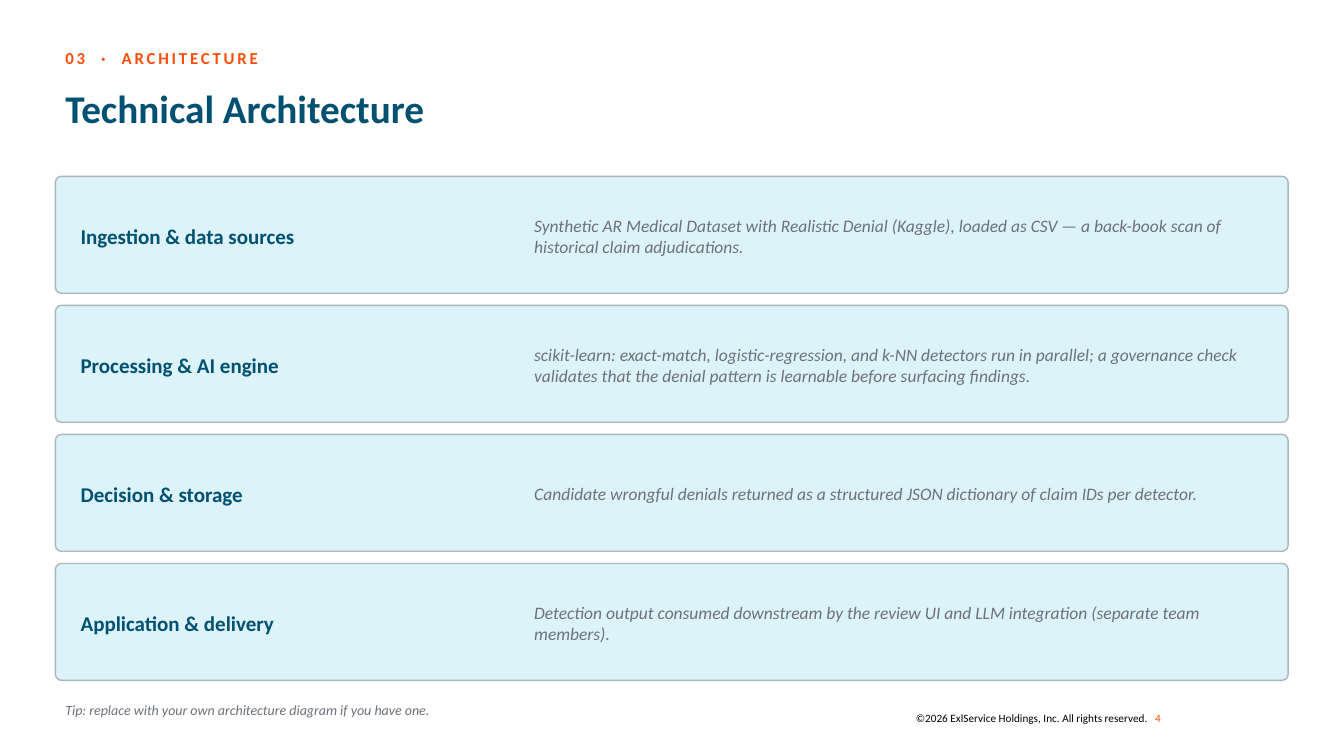
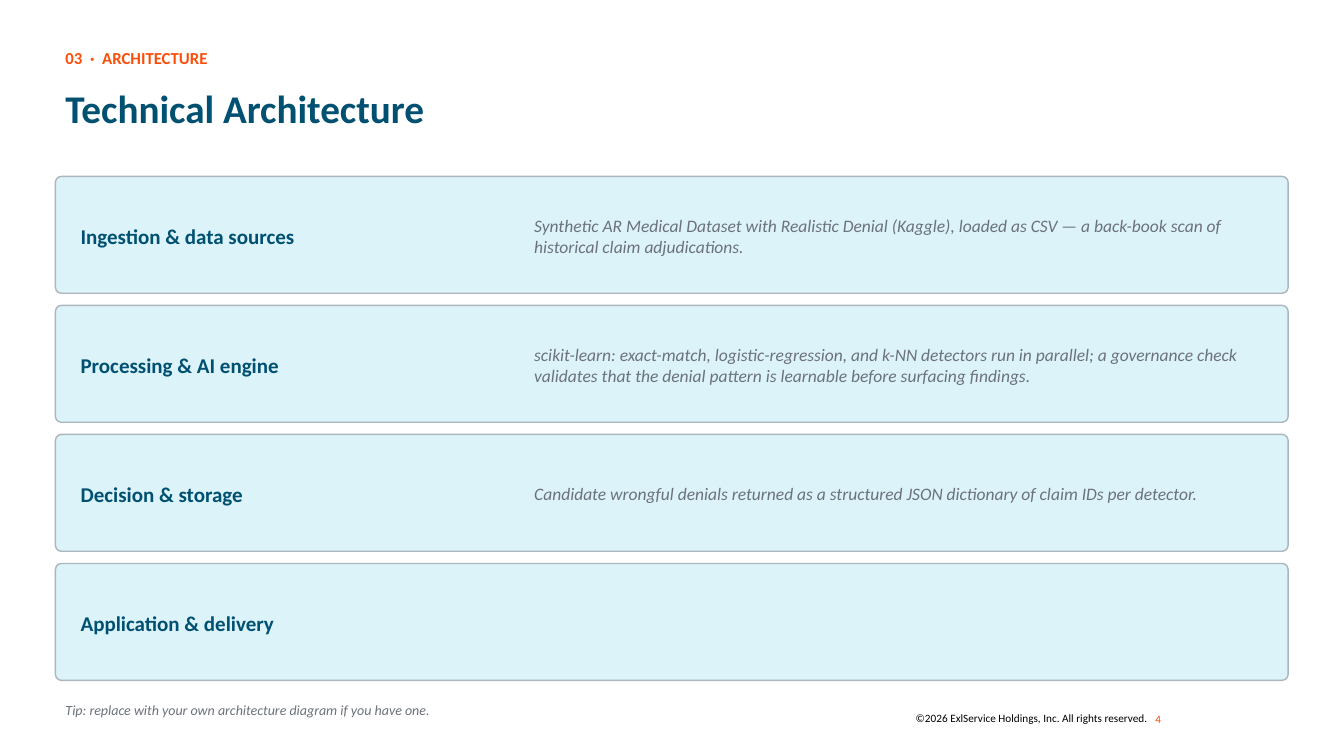
Before and after one commit to Nikki1404/fish_speech_tts, a slide deck: slide 4 of Ghost_Denials.pptx. Drawn at 1344x756 pixels with LibreOffice and Linux fonts; fonts in the diff are those of the drawing; background and template pictures are left out. Boxes give left, top, right and bottom in pixels: in the first picture for what was removed or moved away, otherwise in the second. Text is boxed around its words. In the diff, an @@ line names an element or a change of style, - is before the commit and + after.

```diff
--- a/Ghost_Denials.pptx
+++ b/Ghost_Denials.pptx
@@ text "03 · ARCHITECTURE" at (65,53,207,64): letter spacing 2 to 0 pt @@
@@ text removed at (534,606,1200,642) @@
-Detection output consumed downstream by the review UI and LLM integration (separate team members).
```
Also in this commit, not shown: 5 other slides changed.
